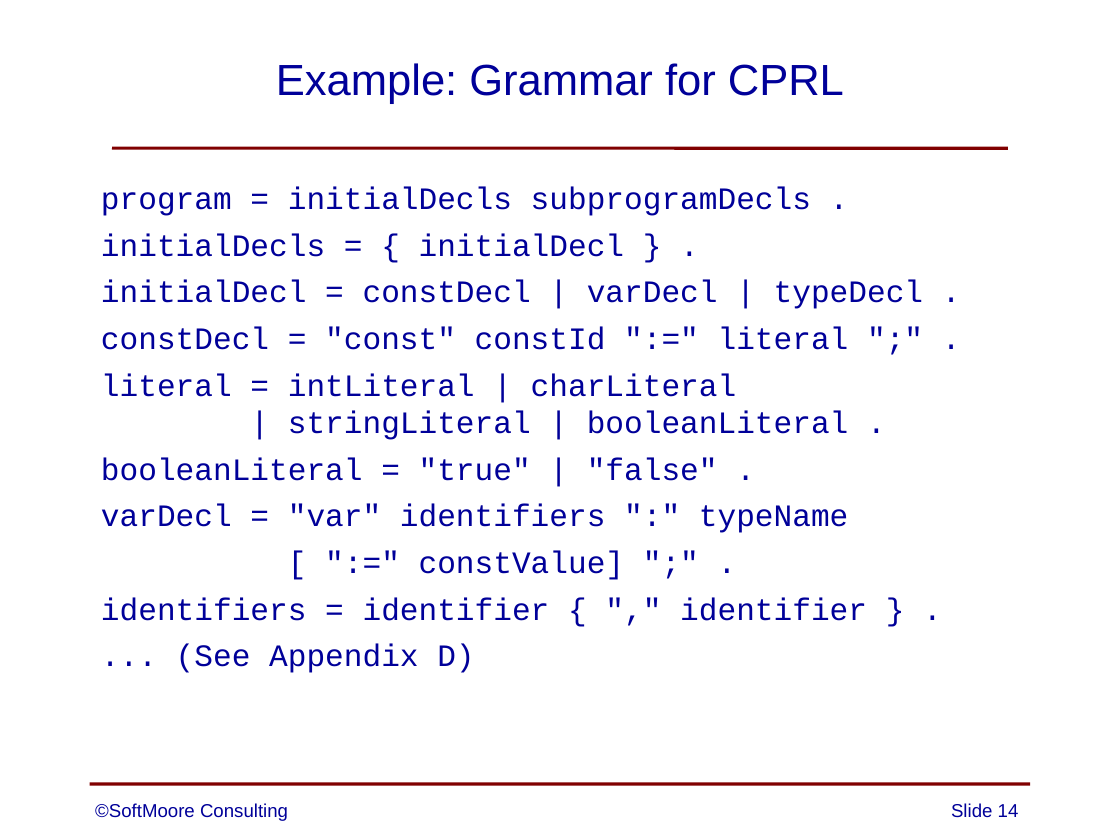
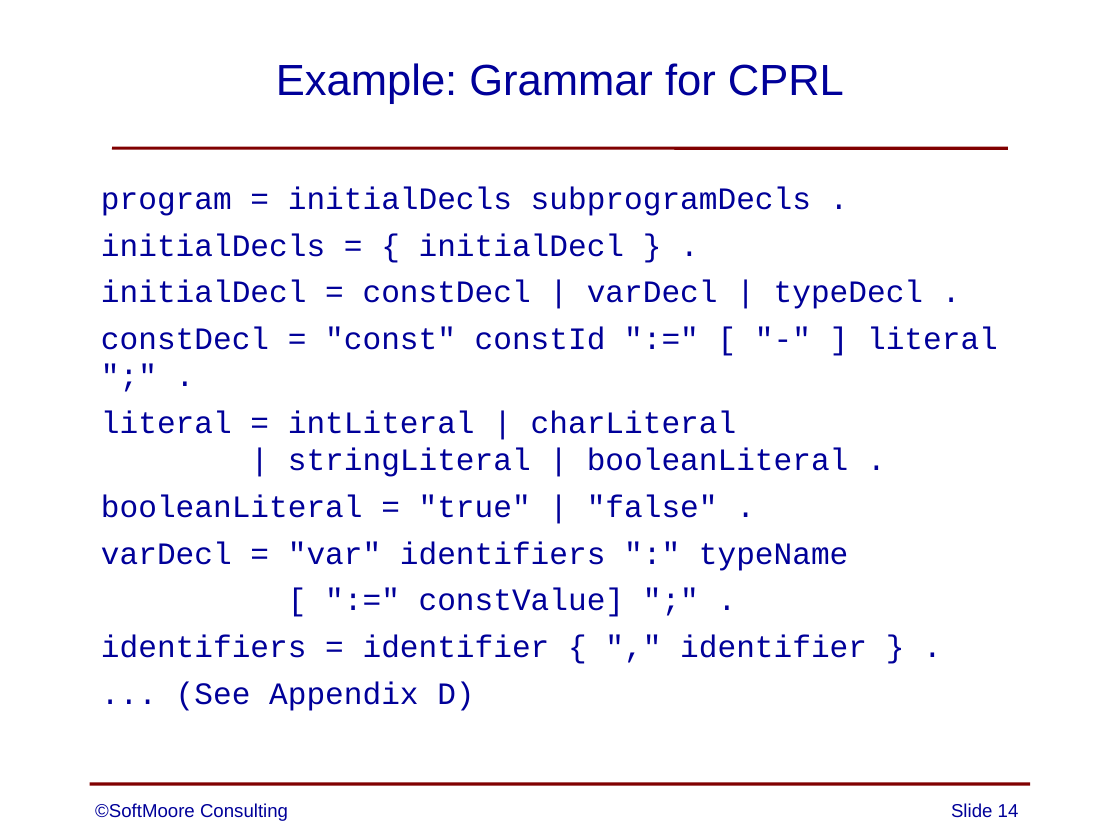
Before and after one commit to SoftMoore/CPRL-Kt-2nd, a slide deck: slide 14 of PowerPoints/03 - Context-Free Grammars.pptx. Drawn at 1120x840 pixels with LibreOffice and Linux fonts; fonts in the diff are those of the drawing. Boxes give left, top, right and bottom in pixels: in the first picture for what was removed or moved away, otherwise in the second. Text is boxed around its words. In the diff, an @@ line names an element or a change of style, - is before the commit and + after.

```diff
--- a/PowerPoints/03 - Context-Free Grammars.pptx
+++ b/PowerPoints/03 - Context-Free Grammars.pptx
@@ text at (101,327,998,350): text changed @@
-constDecl = "const" constId ":=" literal ";" .
+constDecl = "const" constId ":=" [ "-" ] literal ";" .
```
Also in this commit, not shown: 1 other slide changed.
